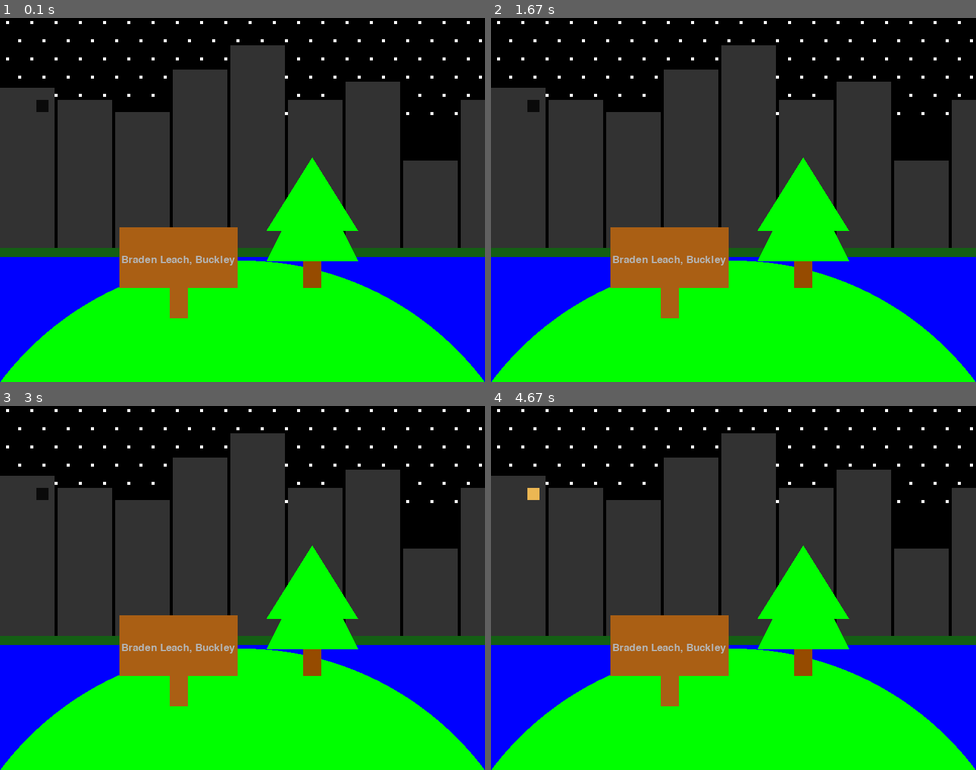
Above: before the commit, frames 1-4 (two rows, left to right).
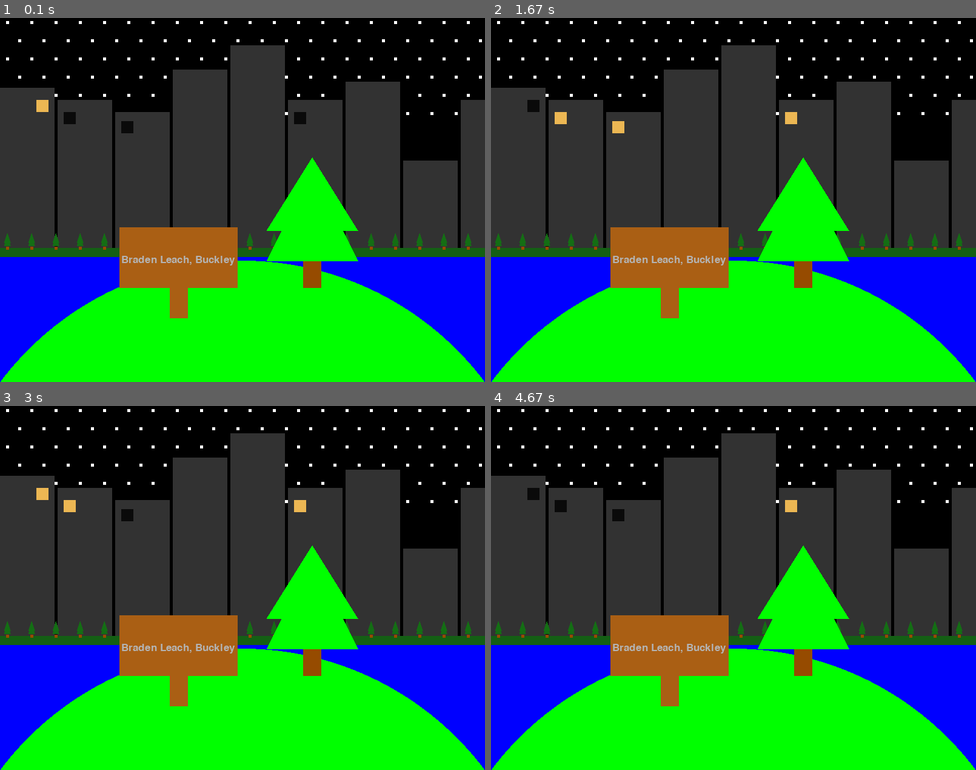
Above: after the commit, the same moments.

Repository: l-Braden-l/pygame-background-scene
Game: pygame game, started from game.py
The game is run twice, just before and just after one commit, with the same random seed, the same clock (stepped at 60 frames per second) and the same inputs.
Inputs:
- Up to frame 1 (0.1 s): no input
- Up to frame 2 (1.67 s): no input
- Up to frame 3 (3 s): no input
- Up to frame 4 (4.67 s): no input

The runs differ from the first frame. In frame 1, 0.8% of the frame differs, in the area x 0-98%, y 22-64%; in frame 2, 0.7%; in frame 3, 0.8%; in frame 4, 0.8%.

Commit message:
Update game.py

Diff:
--- a/game.py
+++ b/game.py
@@ -1,9 +1,10 @@
 # -- Pygame Game Template -- #
-
 import pygame
 import sys
 import config # Import the config module
 import random
+
+
 def init_game ():
     pygame.init()
     screen = pygame.display.set_mode((config.WINDOW_WIDTH, config.WINDOW_HEIGHT)) # Use constants from config
@@ -19,18 +20,33 @@
           if event.key == pygame.K_ESCAPE:
              return False
     return True
+
+
 #----- Functions -----#
 # -- Draw rectangle --#
 def draw_rect(screen, color, rect, thickness):
    pygame.draw.rect(screen, color , rect, thickness)
 
-#----Draw Text ----#
+
+# --Draw Text --#
 def draw_text(screen, text, font, text_col, x, y):
 
    img = font.render(text, True, text_col)
    screen.blit(img, (x, y))
 
 
+#-- lights --#
+def draw_light(screen, rect, draw_rect):
+    light = random.randint(1, 2)
+
+    if light == 1:
+        color = (236, 183, 83)
+    else:
+        color = (10, 10, 10)
+
+    return draw_rect(screen, color, rect, 0)
+
+# -- Main --#
 def main():
    screen = init_game()
    clock = pygame.time.Clock() # Initialize the clock here
@@ -41,21 +57,21 @@
       running = handle_events()
       screen.fill(config.BLACK) # Use color from config
 
-   #----- shapes -----#
+   # ----- shapes ----- #
       # --- Stars --- #
       for offset in range(0,800,40):
          rect = [30+offset, 155, 5, 5]
-         pygame.draw.rect(screen, config.WHITE, rect, 0)
+         draw_rect(screen, config.WHITE, rect,0)
          rect = [10+offset, 125, 5, 5]
-         pygame.draw.rect(screen, config.WHITE, rect, 0)
+         draw_rect(screen, config.WHITE, rect,0)
          rect = [30+offset, 95, 5, 5]
-         pygame.draw.rect(screen, config.WHITE, rect, 0)
+         draw_rect(screen, config.WHITE, rect,0)
          rect = [10+offset, 65, 5, 5]
-         pygame.draw.rect(screen, config.WHITE, rect, 0)
+         draw_rect(screen, config.WHITE, rect,0)
          rect = [30+offset, 35, 5, 5]
-         pygame.draw.rect(screen, config.WHITE, rect, 0)
+         draw_rect(screen, config.WHITE, rect,0)
          rect = [10+offset, 5, 5, 5]
-         pygame.draw.rect(screen, config.WHITE, rect, 0)
+         draw_rect(screen, config.WHITE, rect,0)
 
       # --- City --- #
       rect = [0, 115 ,90, 275]
@@ -77,24 +93,39 @@
       rect = [760, 135 ,90, 255]
       draw_rect(screen, (50,50,50), rect,0)
 
-      #--- lights ---#
-      lighton = random.randint(1,2)
-      if lighton == True:
-         rect1 = [60, 135 ,20, 20]
-         lighton = draw_rect(screen, (236,183,83), rect1,0)
-      else:
-         rect1 = [60, 135 ,20, 20]
-         lighton = draw_rect(screen, (10,10,10), rect1,0)
+      # --- lights --- #
+      rect1 = [60, 135 ,20, 20]
+      draw_light(screen,rect1,draw_rect)
+      rect2 = [200, 170 ,20, 20]
+      draw_light(screen,rect2,draw_rect)
+      rect3 = [485, 155 ,20, 20]
+      draw_light(screen,rect3,draw_rect)
+      rect4 = [105, 155 ,20, 20]
+      draw_light(screen,rect4,draw_rect)
+      rect5 = [60, 135 ,20, 20]
+      draw_light(screen,rect5,draw_rect)
+      rect6 = [105, 155 ,20, 20]
+      draw_light(screen,rect6,draw_rect)
 
-      #--- water ---#
+      # --- Water --- #
       my_rect1 = [-100, 390, 9500, 350]
-      border_radius = 50
       thickness_r = 0
-      pygame.draw.rect(screen, config.BLUE, my_rect1, thickness_r, border_radius)
+      draw_rect(screen, config.BLUE, my_rect1,thickness_r)
 
-      #--- land ---#
+      # --- Land(back) --- #
       rect = [0, 379 ,900, 15]
       draw_rect(screen, (20, 95, 20), rect,0)
+
+
+      # --- Forest(back) --- #
+      for treeoffset in range(0,800,40):
+         bottom = [10+treeoffset, 377, 5, 5]
+         topleaf = [[7+treeoffset,370], [12+treeoffset, 355], [17+treeoffset, 370]]
+         bottomleaf = [[7+treeoffset,375], [12+treeoffset, 360], [17+treeoffset, 375]]
+
+         draw_rect(screen, (150, 75, 0), bottom,0)
+         pygame.draw.polygon(screen, (20, 110, 20),topleaf)
+         pygame.draw.polygon(screen, (20, 110, 20),bottomleaf)
 
       # --- Grass --- #
       circle_center = (400, 900)
@@ -103,20 +134,20 @@
       circle_thick = 0
       pygame.draw.circle(screen, config.GREEN, circle_center, circle_radius, circle_thick )
 
-      #--- Tree ---#
-      pygame.draw.rect(screen, (150, 75, 0), [500, 400 ,30, 45])
+      # --- Tree --- #
+      draw_rect(screen, (150, 75, 0), [500, 400 ,30, 45],0)
       pygame.draw.polygon(screen, config.GREEN,[[590,400], [515, 250], [440, 400]])
       pygame.draw.polygon(screen, config.GREEN,[[590,350], [515, 230], [440, 350]])
 
-      #--- Sign ---#
+      # --- Sign --- #
       rect = [197, 345 ,195, 100]
       draw_rect(screen, (170, 95, 20), rect,0)
       rect = [280, 345 ,30, 150]
       draw_rect(screen, (170, 95, 20), rect,0)
 
-      #--- Text ---#
+      # --- Text --- #
       draw_text(screen, "Braden Leach, Buckley", txt_font1, (180,180,180), 200, 390)
-   #----------------------------------------------------------------------------------------------------------------#
+
       pygame.display.flip()
 
       # -- Limit the frame rate to the specified frames per second (FPS) -- #
